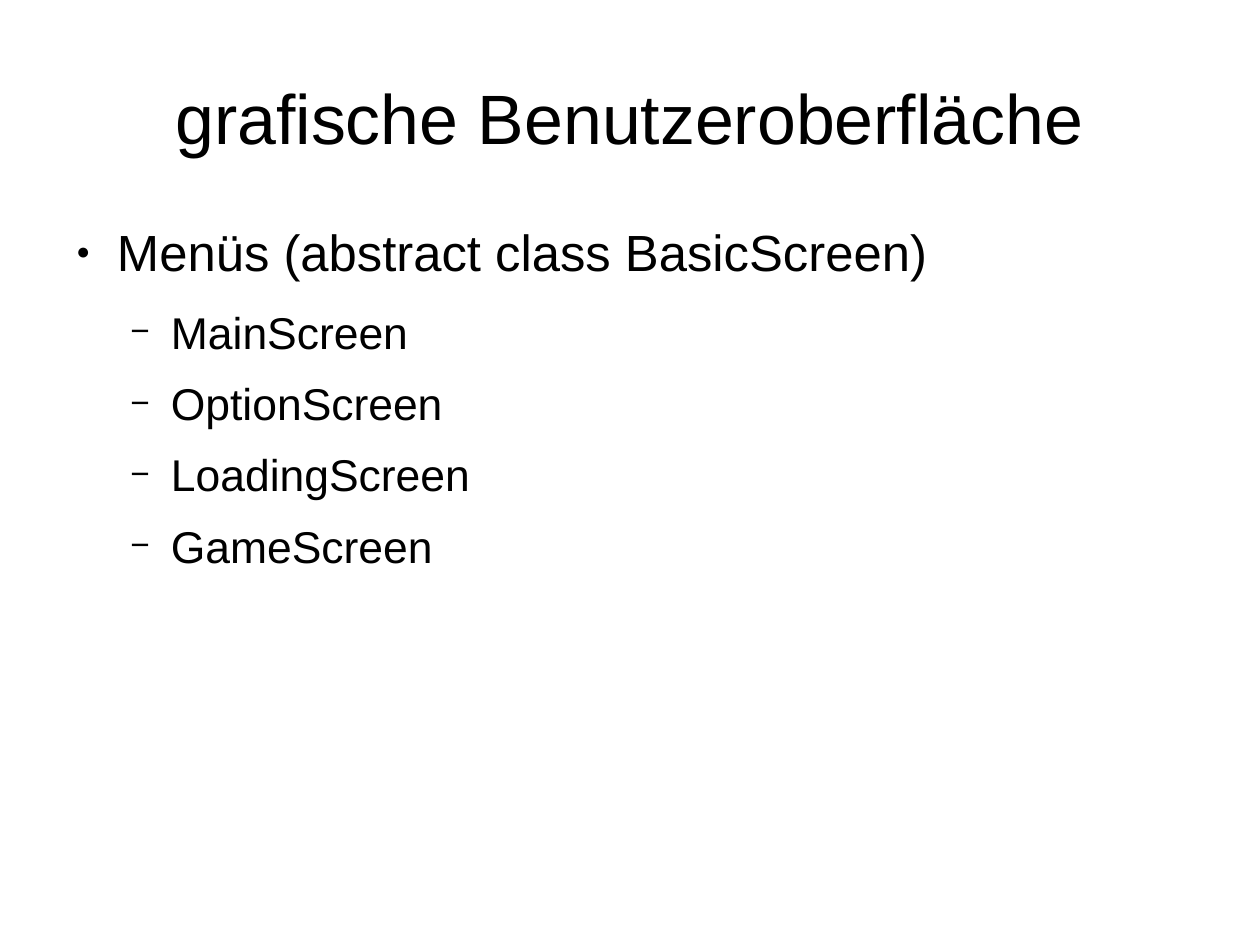
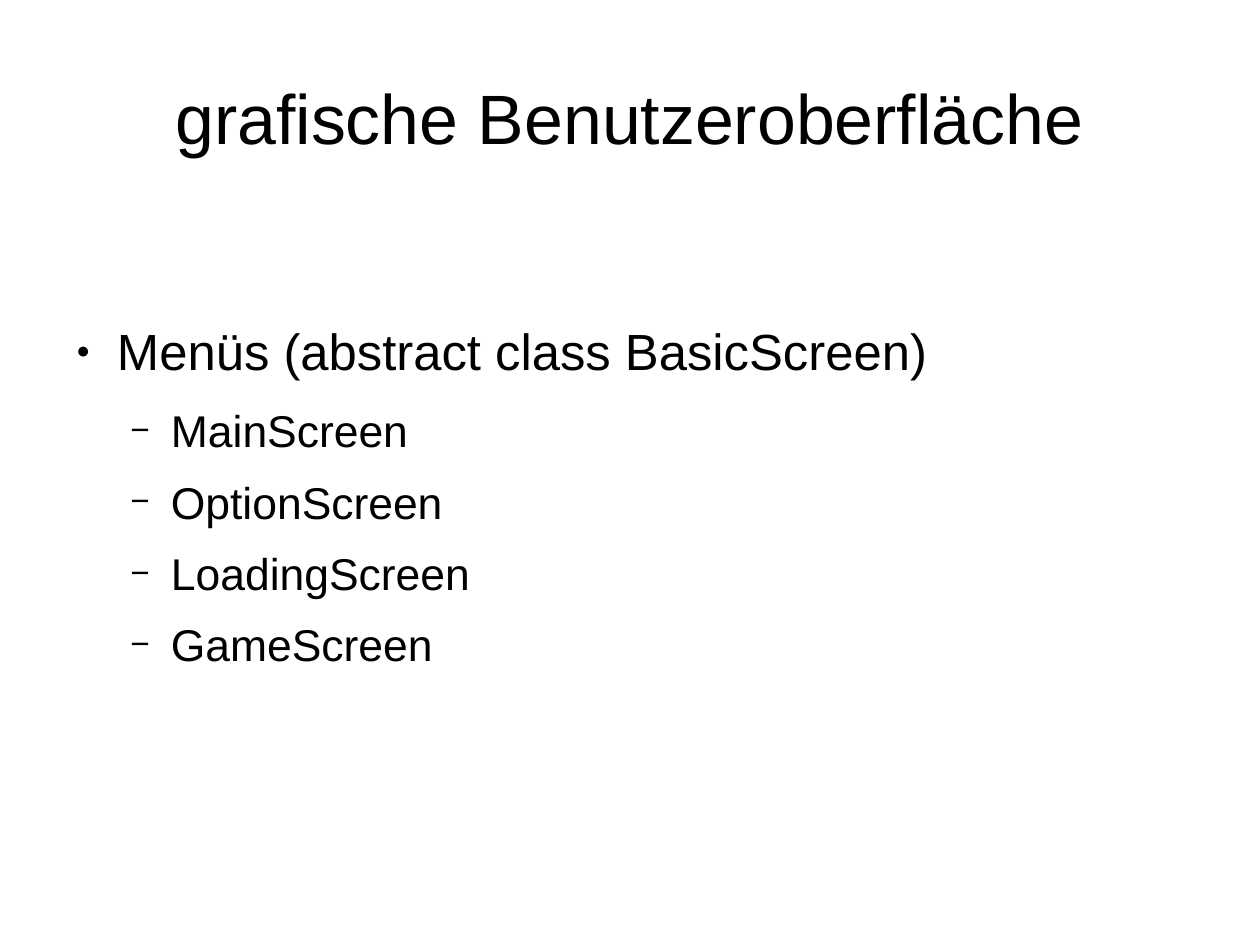
Before and after one commit to TimoKramer/PatFra, a slide deck: slide 4 of Dokumente/Praese.odp. Drawn at 1260x945 pixels with LibreOffice and Linux fonts; fonts in the diff are those of the drawing; background and template pictures are left out. Boxes give left, top, right and bottom in pixels: in the first picture for what was removed or moved away, otherwise in the second. Text is boxed around its words. In the diff, an @@ line names an element or a change of style, - is before the commit and + after.

```diff
--- a/Dokumente/Praese.odp
+++ b/Dokumente/Praese.odp
@@ text "Menüs (abstract class BasicScreen)" at [117, 333, 927, 662]: vertical alignment top to middle @@
```
Also in this commit, not shown: 5 other slides changed.
